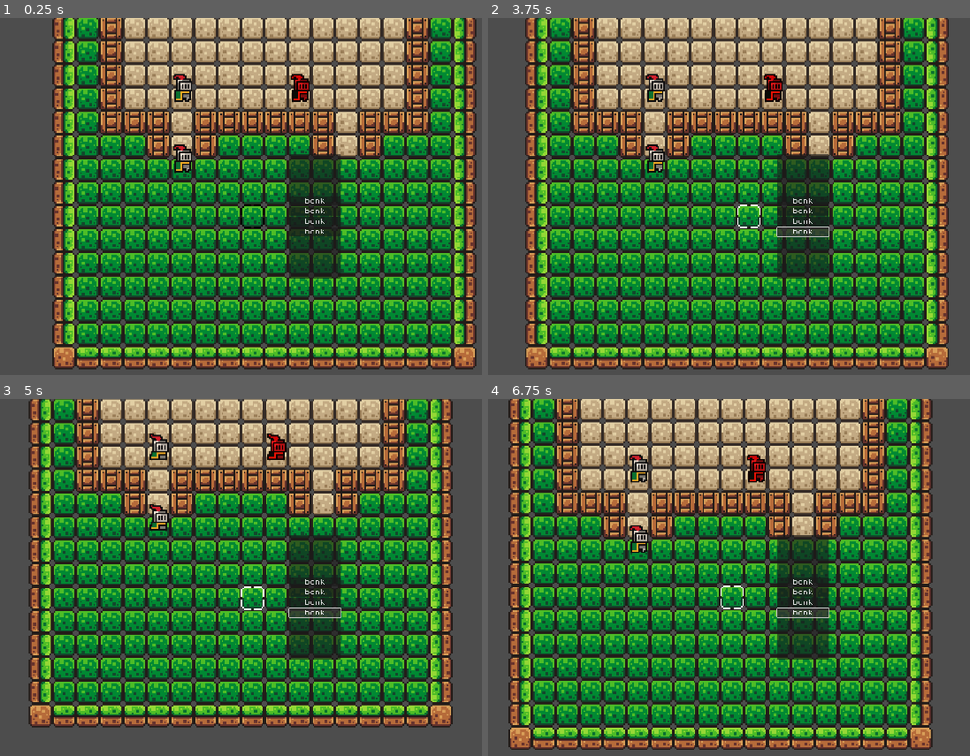
Above: before the commit, frames 1-4 (two rows, left to right).
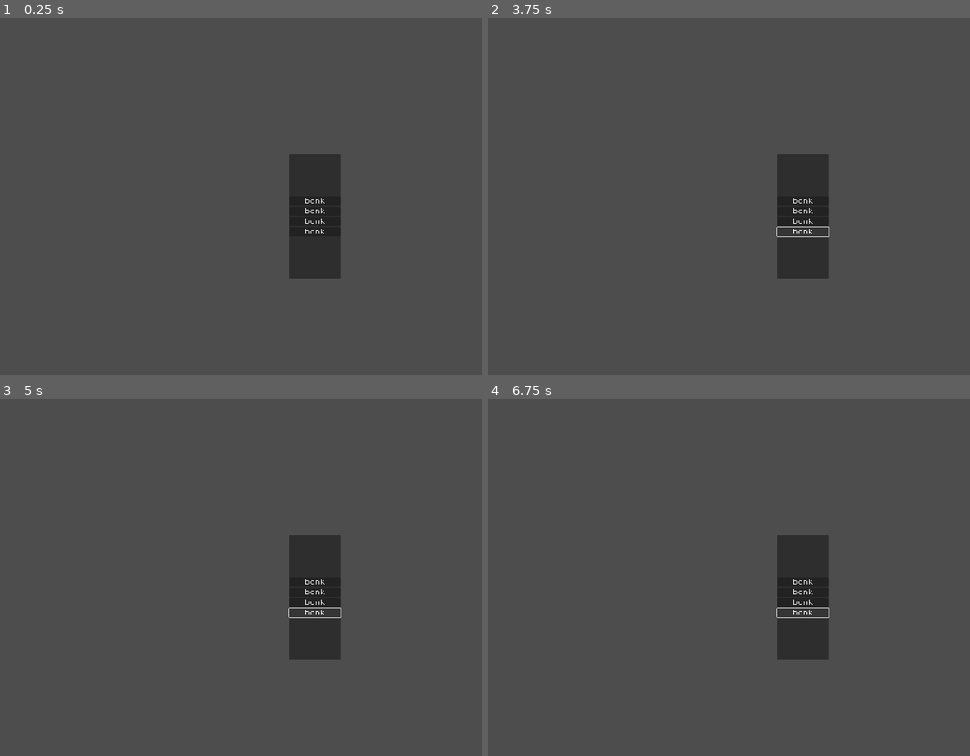
Above: after the commit, the same moments.

Repository: Lycoris27/topdowngame
Game: Godot game, scene res://scenes/UIsystem.tscn
Two runs of this game, one before a commit and one after it. Both use one fixed random seed, a clock stepped at 60 frames per second and the inputs below. Before the commit the project starts from res://scenes/gamemanager.tscn.
Inputs:
- Up to frame 1 (0.25 s): no input
- Up to frame 2 (3.75 s): click "bonk" at 0.5 s; click "bonk" at 1.25 s; click "bonk" at 2 s; click "bonk" at 2.75 s; tap Enter (enter) at 3.5 s; hold D (right) from 3.53 s (still down); tap Backspace (Nenter) at 3.6 s
- Up to frame 3 (5 s): release D (right) at 4.28 s; hold S (down) from 4.28 s (still down); tap Enter (enter) at 4.35 s
- Up to frame 4 (6.75 s): release S (down) at 5.03 s; hold D (right) 5.03-5.78 s; tap Backspace (Nenter) at 5.1, 6.6 s; hold W (up) 5.78-6.53 s; tap Enter (enter) at 5.85 s; hold A (left) from 6.53 s (still down)

The runs differ from the first frame. In frame 1, 81% of the frame differs, in the area x 10-99%, y 0-99%; in frame 2, 81%; in frame 3, 75%; in frame 4, 81%.

Commit message:
staging UI as main scene

Diff:
--- a/project.godot
+++ b/project.godot
@@ -11,7 +11,7 @@
 [application]
 
 config/name="game scene test - top down game"
-run/main_scene="res://scenes/gamemanager.tscn"
+run/main_scene="res://scenes/UIsystem.tscn"
 config/features=PackedStringArray("4.2", "Forward Plus")
 config/icon="res://icon.svg"
 
